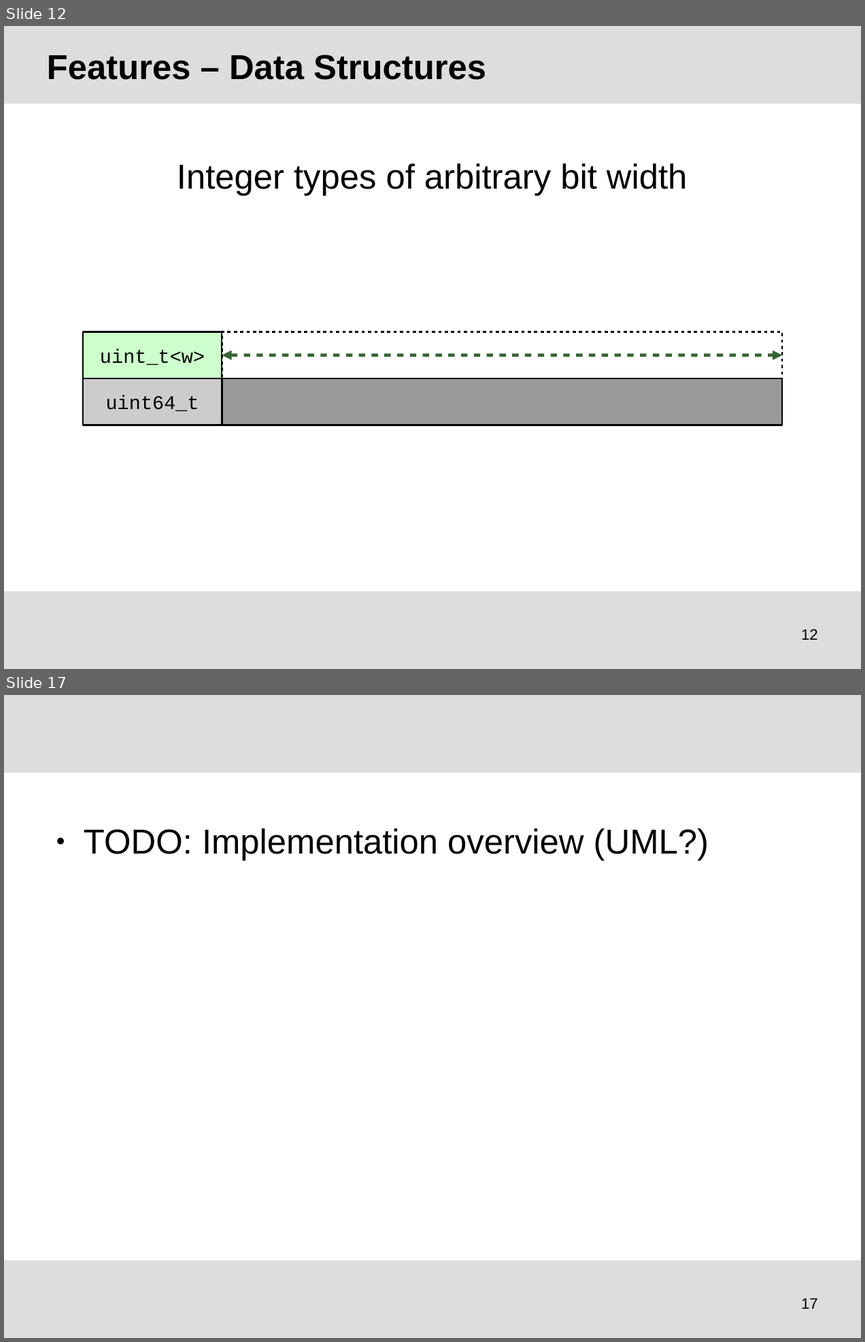
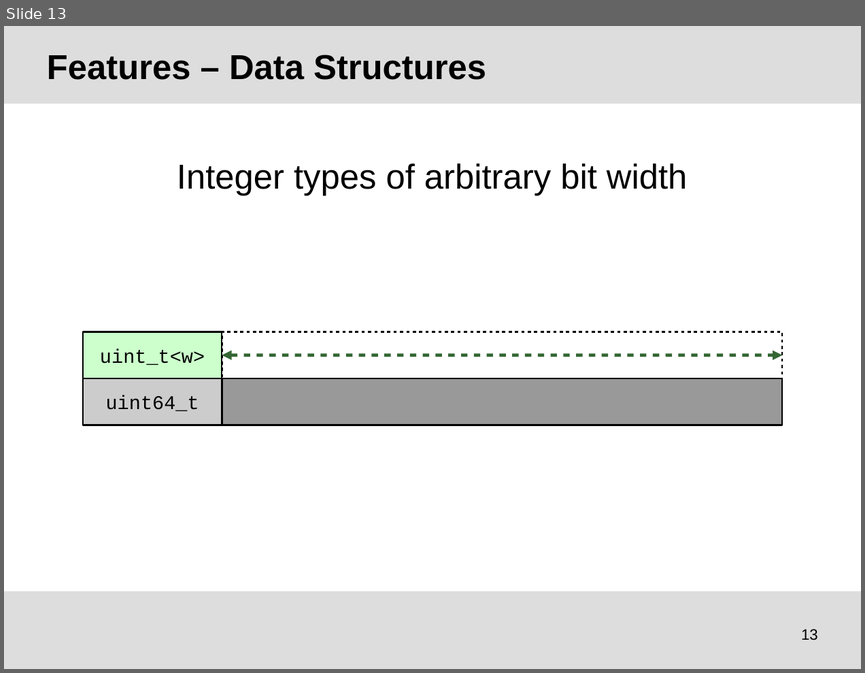
Before and after one commit to tudocomp/tudocomp, a slide deck: etc/presentation.odp. Shown one above the other, each under a label of ours: slides 12 and 17 before the commit, slide 13 after it; the slides between them are not shown. The pictures are 865x1342 and 865x673 pixels, drawn with LibreOffice and Linux fonts; fonts in the diff are those of the drawing; background and template pictures are left out. Boxes give left, top, right and bottom in pixels: in the first picture for what was removed or moved away, otherwise in the second. Text is boxed around its words. In the diff, an @@ line names an element or a change of style, - is before the commit and + after.

```diff
--- a/etc/presentation.odp
+++ b/etc/presentation.odp
@@ slide 17 removed at (4,695,861,1338), background #FFFFFF; not listed: 2 template elements that a slide beside it also shows @@
@@ text removed at (84,828,708,861) @@
-● TODO: Implementation overview (UML?)
@@ page number removed at (801,1297,818,1308) @@
-17
@@ what was slide 12 is now slide 13 @@
@@ page number at (801,628,818,640): text changed @@
-12
+13
```
Also in this commit, not shown: 7 slides changed, 5 slides added, 2 other slides removed.
